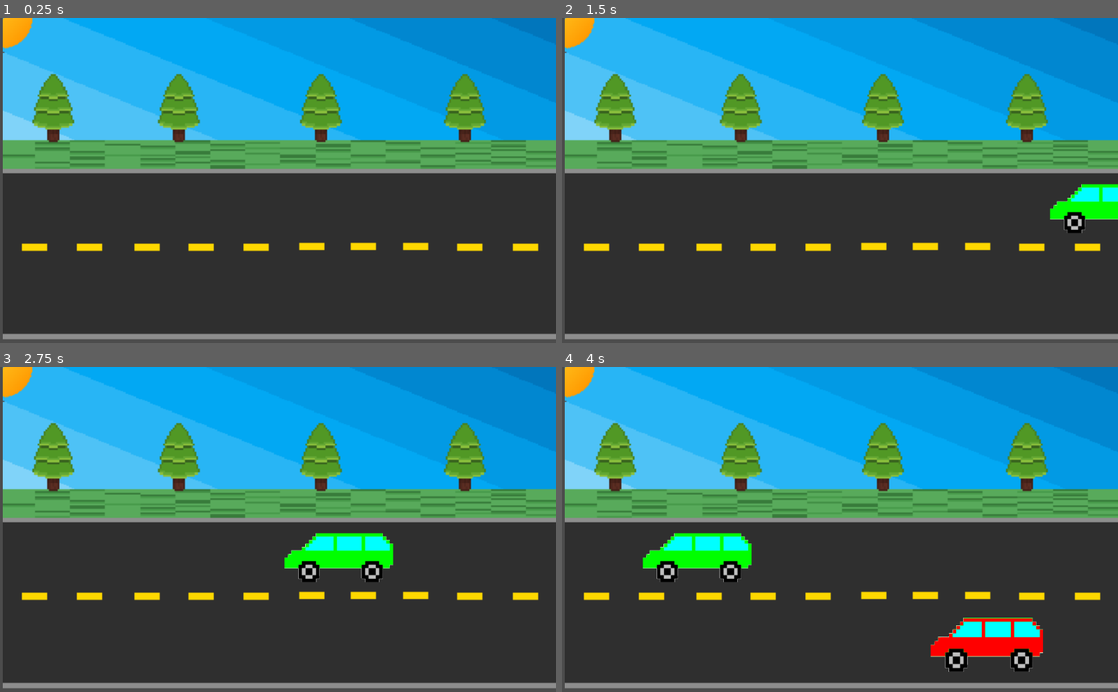
Above: before the commit, frames 1-4 (two rows, left to right).
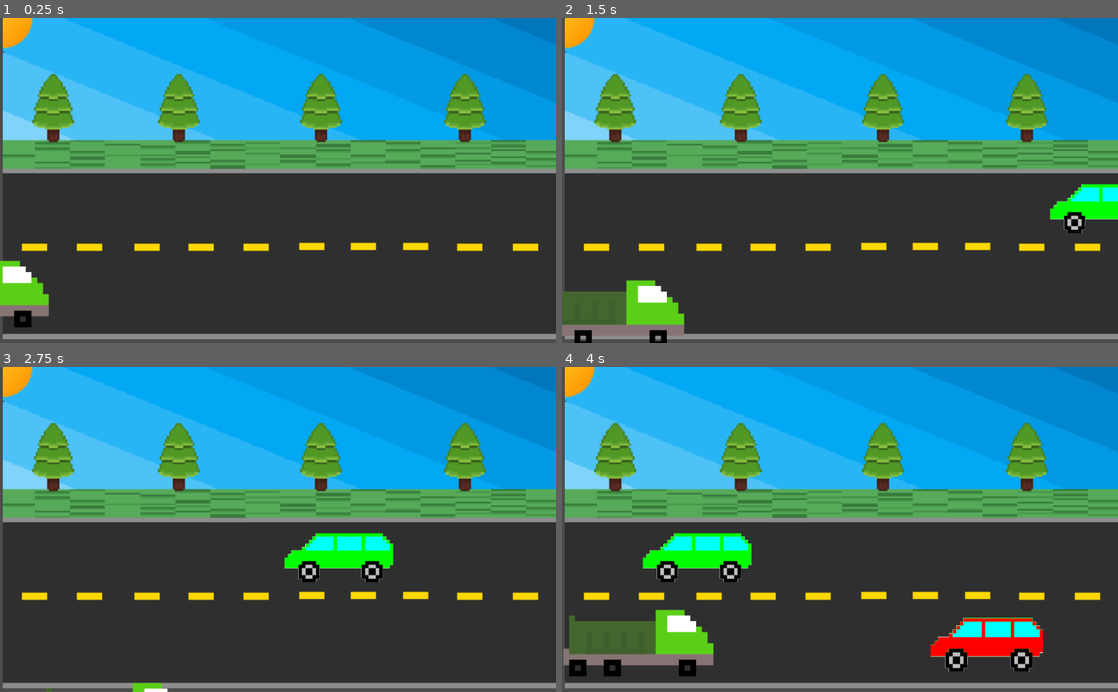
Above: after the commit, the same moments.

Repository: 2023M1T6-Inteli/grupo1
Game: Godot game, scene res://Node2D.tscn
The game is run twice, just before and just after one commit, with the same random seed, the same clock (stepped at 60 frames per second) and the same inputs.
Inputs:
- Up to frame 1 (0.25 s): no input
- Up to frame 2 (1.5 s): tap Enter at 0.5 s; hold Right (ui_right) 0.53-1.28 s; hold Down (ui_down) from 1.28 s (still down)
- Up to frame 3 (2.75 s): release Down (ui_down) at 2.03 s; hold Right (ui_right) from 2.03 s (still down)
- Up to frame 4 (4 s): release Right (ui_right) at 2.78 s; hold Up (ui_up) 2.78-3.53 s; hold Left (ui_left) from 3.53 s (still down)

The runs differ from the first frame. In frame 1, 1.3% of the frame differs, in the area x 0-9%, y 74-96%; in frame 2, 3.1%; in frame 3, 0.2%; in frame 4, 4.0%, in the area x 0-28%, y 74-96%.

Commit message:
Adição MVP

Diff:
--- a/src/JACQUIS/Node2D.gd
+++ b/src/JACQUIS/Node2D.gd
@@ -1,9 +1,9 @@
 extends Node2D
 
 
-# Declare member variables here. Examples:
-var x = 2.5
-var vel = 1.5
+# Variaveis
+var car = 2.5
+var truck = 1.5
 
 # executa essa função ao carregar o jogo
 func _ready():
@@ -14,30 +14,30 @@
 func _process(delta):
 
 	#Faz o carro verde ir para a esquerda e reaparecer
-	$carro_ver.position.x -= 2*x
+	$carro_ver.position.x -= 2*car
 	if ($carro_ver.position.x) < -200:
 			($carro_ver).position.x = 1700
 
 	#Faz o carro vermelho ir para a esquerda e reaparecer
-	$carro_red.position.x -= 2*x
+	$carro_red.position.x -= 2*car
 	if ($carro_red.position.x) < -200:
 			$carro_red.position.x = 1700
 
 	#Movimento do caminhão para a direita
 	if Input.is_action_pressed("ui_right"):
-			$Caminhao.position.x += 2*vel
+			$Caminhao.position.x += 2*truck
 
 	#Movimento do caminhão para a esquerda
 	if Input.is_action_pressed("ui_left"):
-			$Caminhao.position.x -= 2*vel
+			$Caminhao.position.x -= 2*truck
 
 	#Movimento do caminhão para cima
 	if Input.is_action_pressed("ui_up"):
-			$Caminhao.position.y -= 2*vel
+			$Caminhao.position.y -= 2*truck
 
 	#movimento do caminhão para baixo
 	if Input.is_action_pressed("ui_down"):
-			$Caminhao.position.y += 2*vel
+			$Caminhao.position.y += 2*truck
 
 
 
--- a/src/JACQUIS/Node2D.tscn
+++ b/src/JACQUIS/Node2D.tscn
@@ -38,7 +38,7 @@
 shape = SubResource( 1 )
 
 [node name="Caminhao" type="KinematicBody2D" parent="."]
-position = Vector2( -266, 430 )
+position = Vector2( 64, 442 )
 
 [node name="Caminhão-1png-1png" type="Sprite" parent="Caminhao"]
 position = Vector2( -96, 76 )
@@ -71,5 +71,4 @@
 
 [node name="CollisionShape2D" type="CollisionShape2D" parent="carro_red"]
 position = Vector2( -189.913, 91.6583 )
-scale = Vector2( 1, 1 )
 shape = SubResource( 4 )
